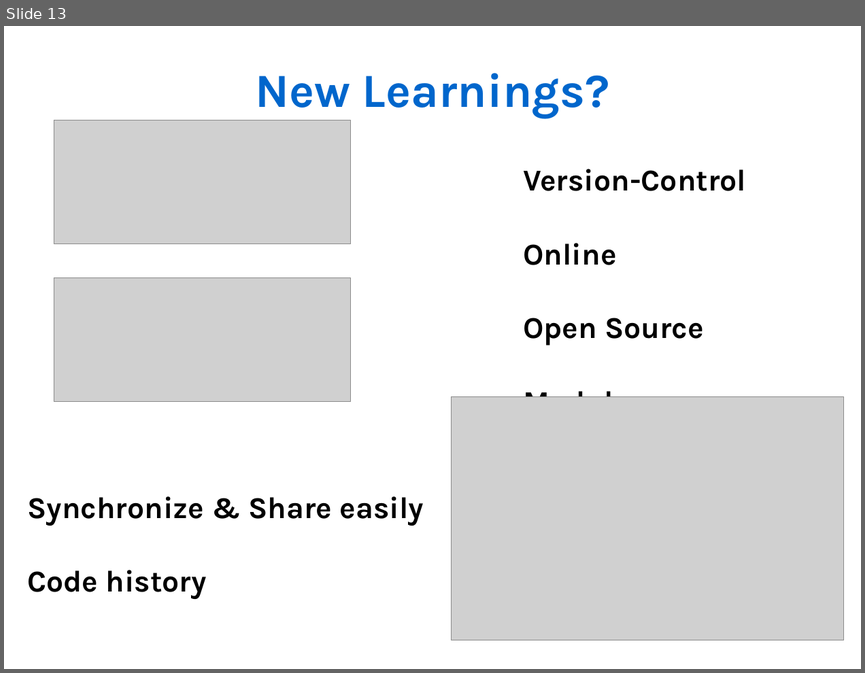
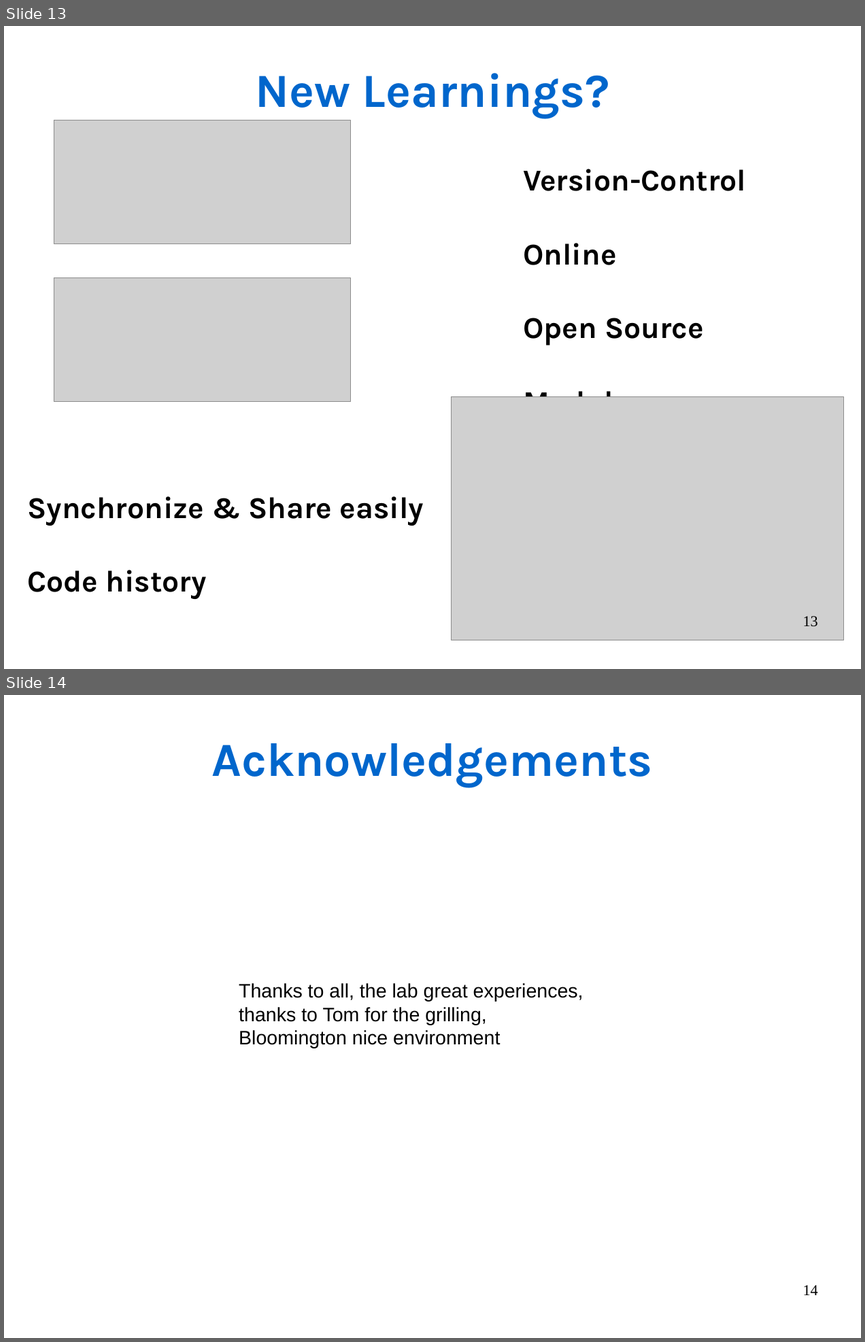
Before and after one commit to Rekyt/lynchlabpresentation2014, a slide deck: LabMeetingPresentation.odp. Shown one above the other, each under a label of ours: slide 13 before the commit, slides 13 and 14 after it. The pictures are 865x673 and 865x1342 pixels, drawn with LibreOffice and Linux fonts; fonts in the diff are those of the drawing; grey boxes stand for pictures. Boxes give left, top, right and bottom in pixels: in the first picture for what was removed or moved away, otherwise in the second. Text is boxed around its words. In the diff, an @@ line names an element or a change of style, - is before the commit and + after.

```diff
--- a/LabMeetingPresentation.odp
+++ b/LabMeetingPresentation.odp
@@ slide 14 added at box(4, 695, 861, 1338), background #FFFFFF @@
@@ text added at box(211, 743, 652, 787), 44 pt, text #0066CC, bold @@
+Acknowledgements
@@ text added at box(239, 983, 583, 1049), 18 pt, text #000000 @@
+Thanks to all, the lab great experiences, thanks to Tom for the grilling,
+Bloomington nice environment
@@ page number added at box(803, 1285, 818, 1295), 14 pt, text #000000 @@
+14
@@ slide 13 changed as well @@
@@ page number added at box(803, 616, 818, 627), 14 pt, text #000000 @@
+13
```
Also in this commit, not shown: 10 other slides changed, 2 other slides added, 3 slides removed.
